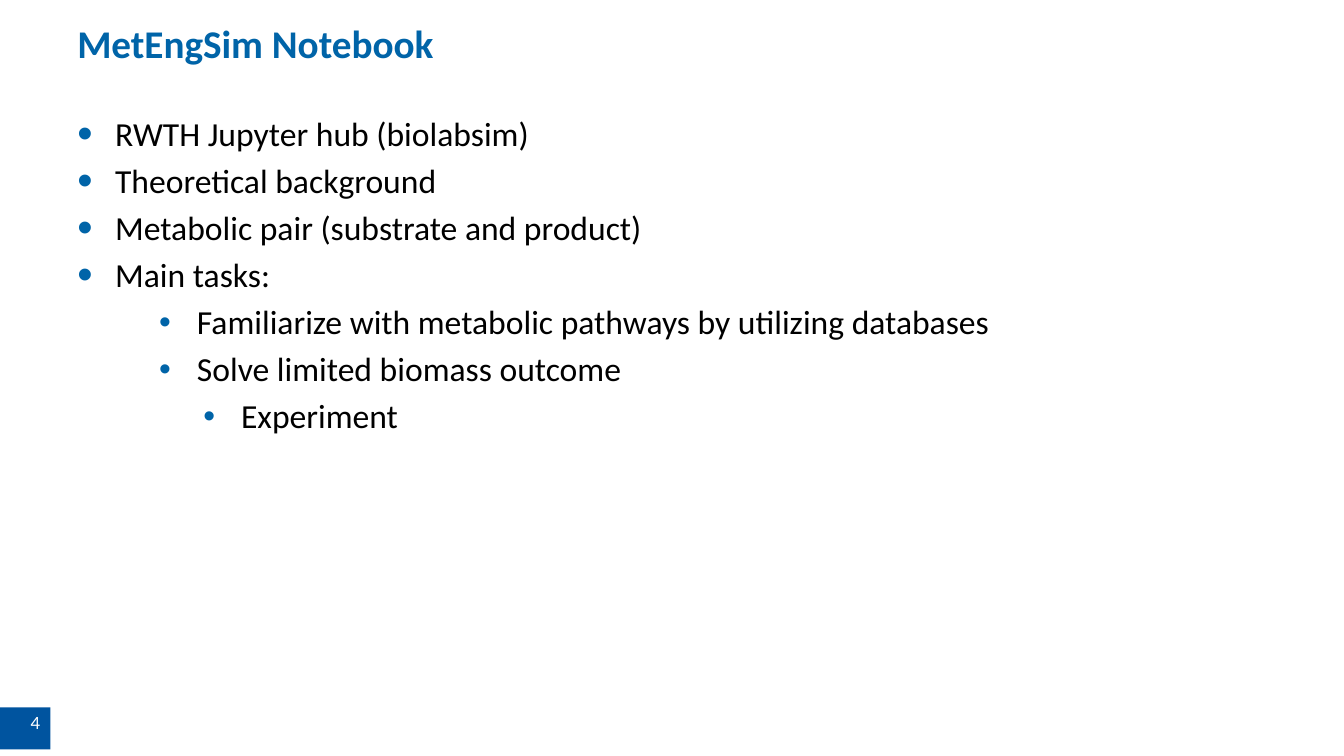
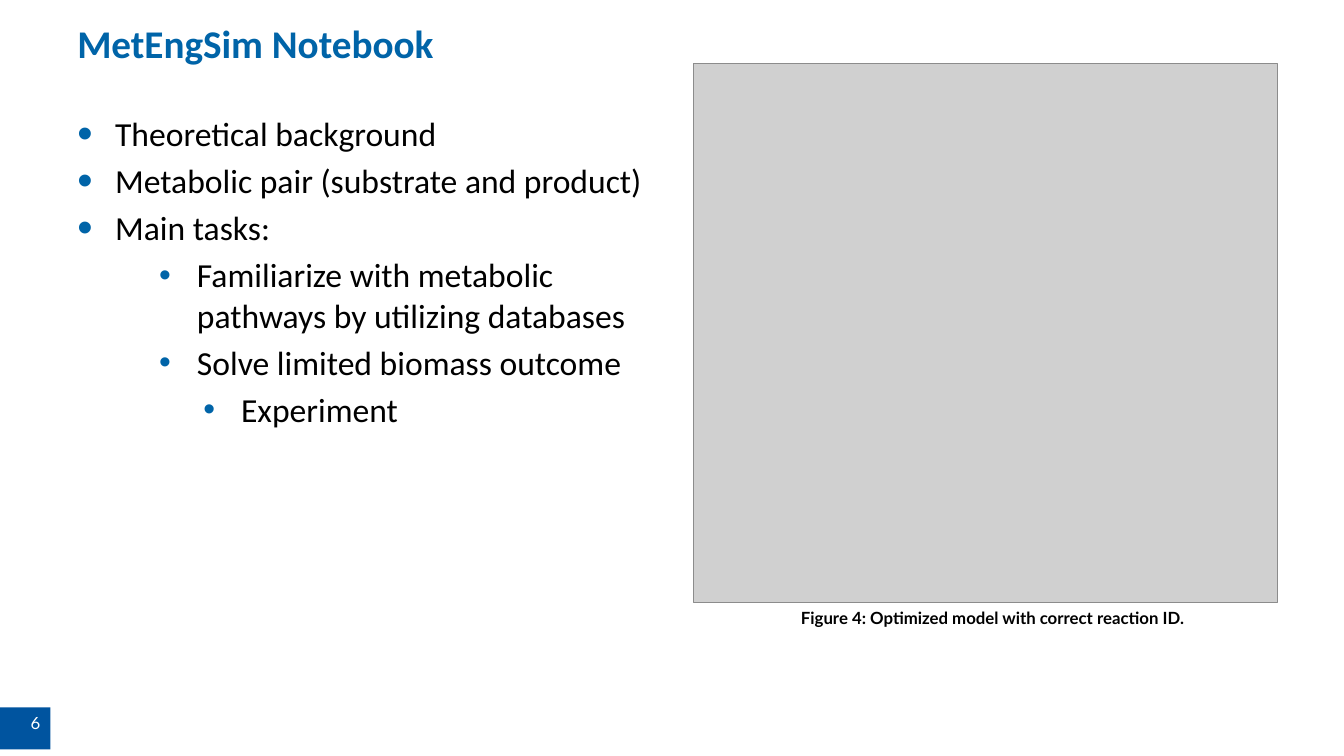
Before and after one commit to iAMB-RWTH-Aachen/BioLabSim, a slide deck: slide 7 of MetEngSim_Introduction.pptx (slide 5 before the commit). Drawn at 1344x756 pixels with LibreOffice and Linux fonts; fonts in the diff are those of the drawing; grey boxes stand for pictures; background and template pictures are left out. Boxes give left, top, right and bottom in pixels: in the first picture for what was removed or moved away, otherwise in the second. Text is boxed around its words. In the diff, an @@ line names an element or a change of style, - is before the commit and + after.

```diff
--- a/MetEngSim_Introduction.pptx
+++ b/MetEngSim_Introduction.pptx
@@ picture added at [694, 64, 1277, 603] @@
@@ text at [115, 121, 528, 152]: paragraph removed @@
-• RWTH Jupyter hub (biolabsim)
@@ text added at [801, 611, 1184, 627], 12 pt, text #000000, bold @@
+Figure 4: Optimized model with correct reaction ID.
@@ page number at [31, 717, 41, 729]: text changed @@
-4
+6
```
Also in this commit, not shown: 5 other slides changed, 1 slide added.
